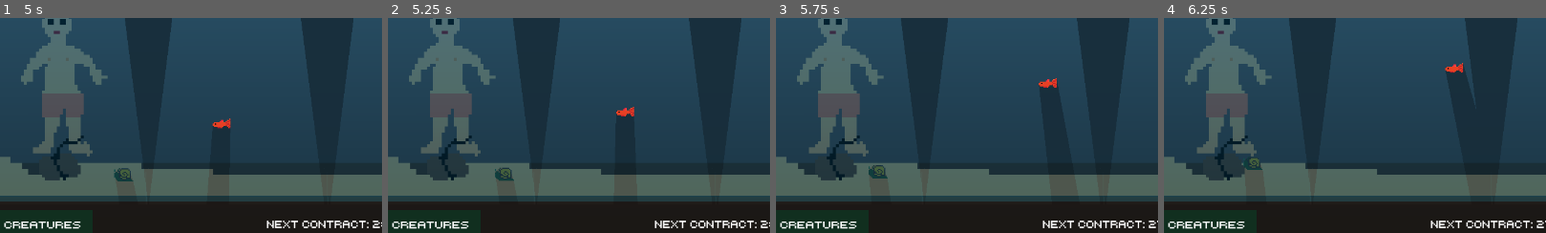
Above: before the commit, frames 1-4 (left to right).
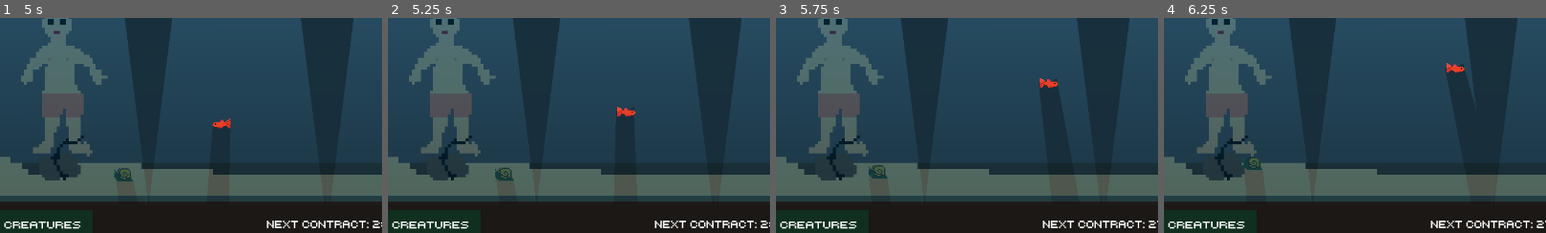
Above: after the commit, the same moments.

Repository: adrientremblay/ld56
Game: Godot game, scene res://scenes/game_screen.tscn
The game is run twice, just before and just after one commit, with the same random seed, the same clock (stepped at 60 frames per second) and the same inputs.
Inputs:
- Up to frame 1 (5 s): click "Buy Creatures" at 0.5 s; click "buy snail" at 1.25 s; click "Buy Creatures" at 2 s; click "Buy Creatures" at 2.75 s; click "Accept" at 3.5 s
- Up to frame 2 (5.25 s): no input
- Up to frame 3 (5.75 s): no input
- Up to frame 4 (6.25 s): no input
The pictures show only the part of the screen within x 7-57%, y 48-98%; the shares and areas given below are measured in that part.

Frame 1 is identical in both runs. In frame 2, 0.1% of the frame differs, in the area x 59-65%, y 41-46%; in frame 3, 0.1%; in frame 4, less than 0.1%.

Commit message:
Fish points in swimming dir

Diff:
--- a/scripts/water_creature.gd
+++ b/scripts/water_creature.gd
@@ -20,7 +20,11 @@
 
 func change_idle_position() -> void:
 	target_position = WATER_TOP_LEFT_POS + (randf()*AQUARIUM_Y_VECTOR) + (randf()*AQUARIUM_X_VECTOR)
+	var dir = target_position - self.position
+	if (dir.x > 0):
+		$Sprite2D.flip_h = true
+	else:
+		$Sprite2D.flip_h = false
 
 func _on_idle_position_timer_timeout() -> void:
-	print("idle")
 	change_idle_position()
